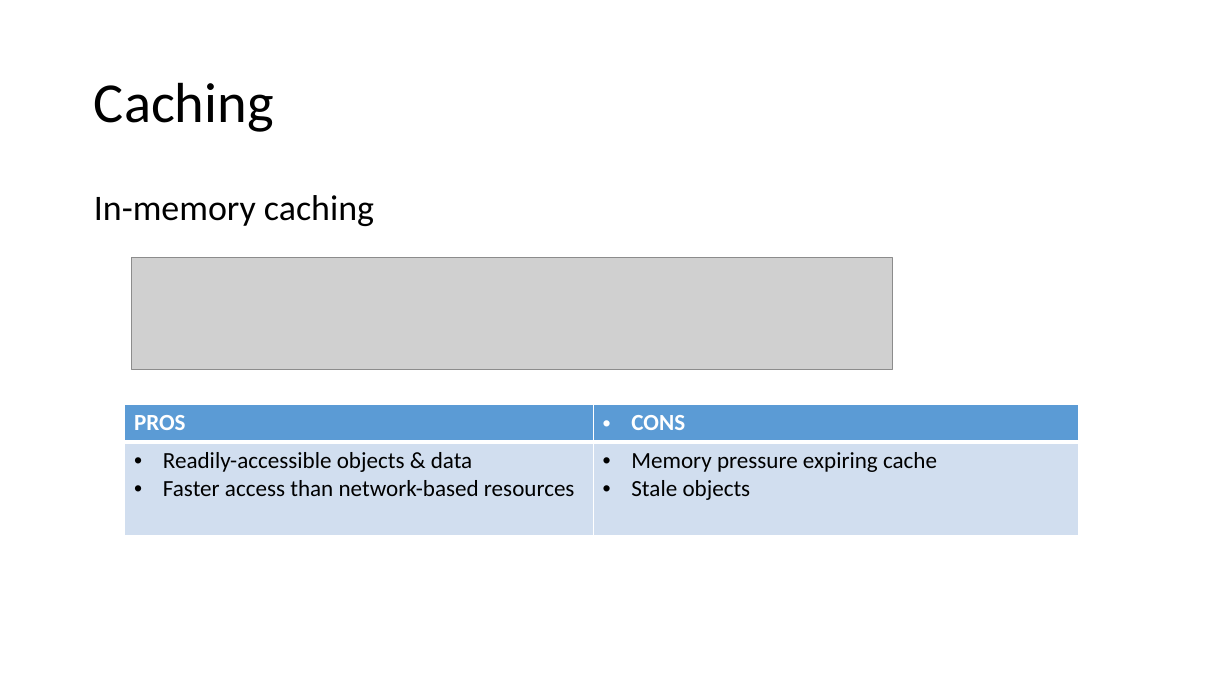
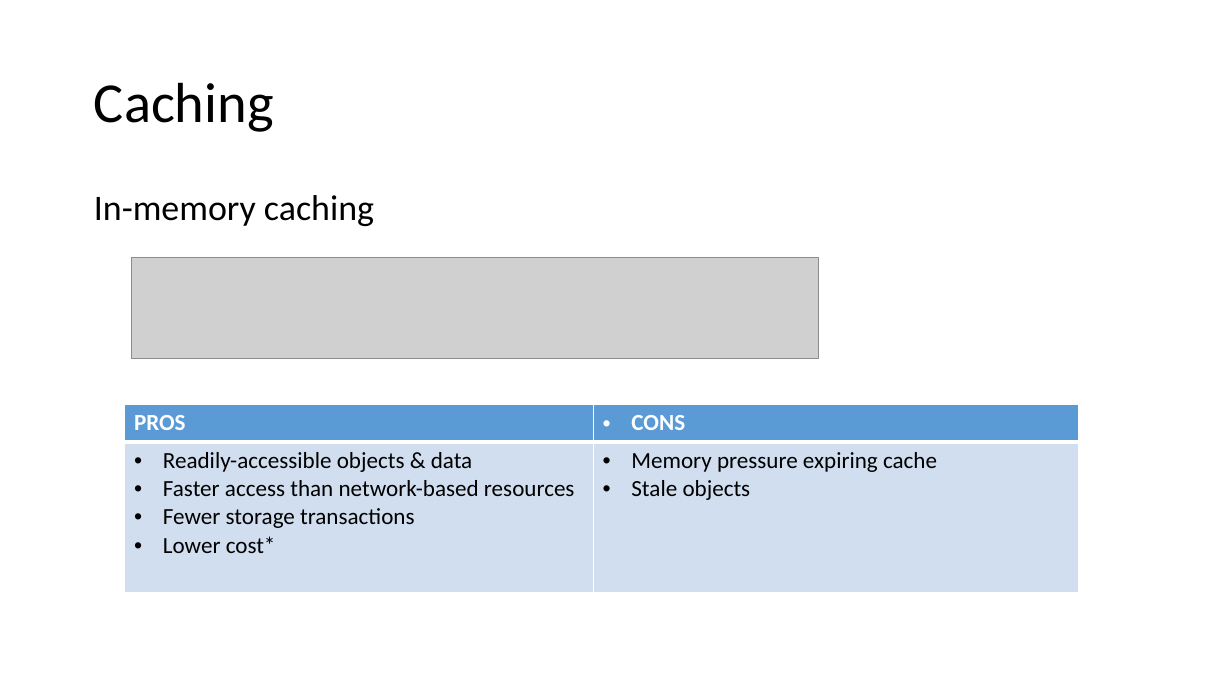
Before and after one commit to mark-doyle/dal-cs-sig, a slide deck: slide 5 of RealWorldScalability/Real World Scalability.pptx. Drawn at 1232x693 pixels with LibreOffice and Linux fonts; fonts in the diff are those of the drawing; grey boxes stand for pictures. Boxes give left, top, right and bottom in pixels: in the first picture for what was removed or moved away, otherwise in the second. Text is boxed around its words. In the diff, an @@ line names an element or a change of style, - is before the commit and + after.

```diff
--- a/RealWorldScalability/Real World Scalability.pptx
+++ b/RealWorldScalability/Real World Scalability.pptx
@@ picture: place and size @@
-picture at <box>131,258,893,370</box>
+picture at <box>131,258,818,359</box>
@@ table at <box>125,405,1079,591</box> @@
-row 2, column 1: Readily-accessible objects & data / Faster access than network-based resources
+row 2, column 1: Readily-accessible objects & data / Faster access than network-based resources / Fewer storage transactions / Lower cost*
```
Also in this commit, not shown: 7 other slides changed, 12 slides added.
